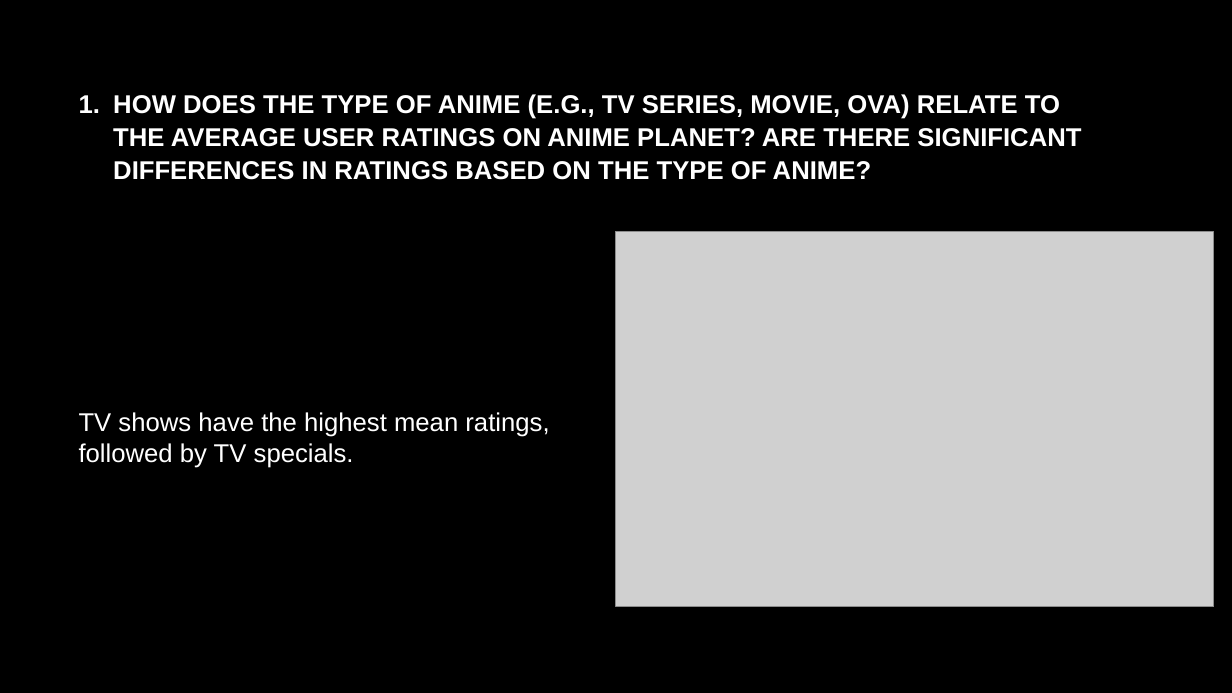
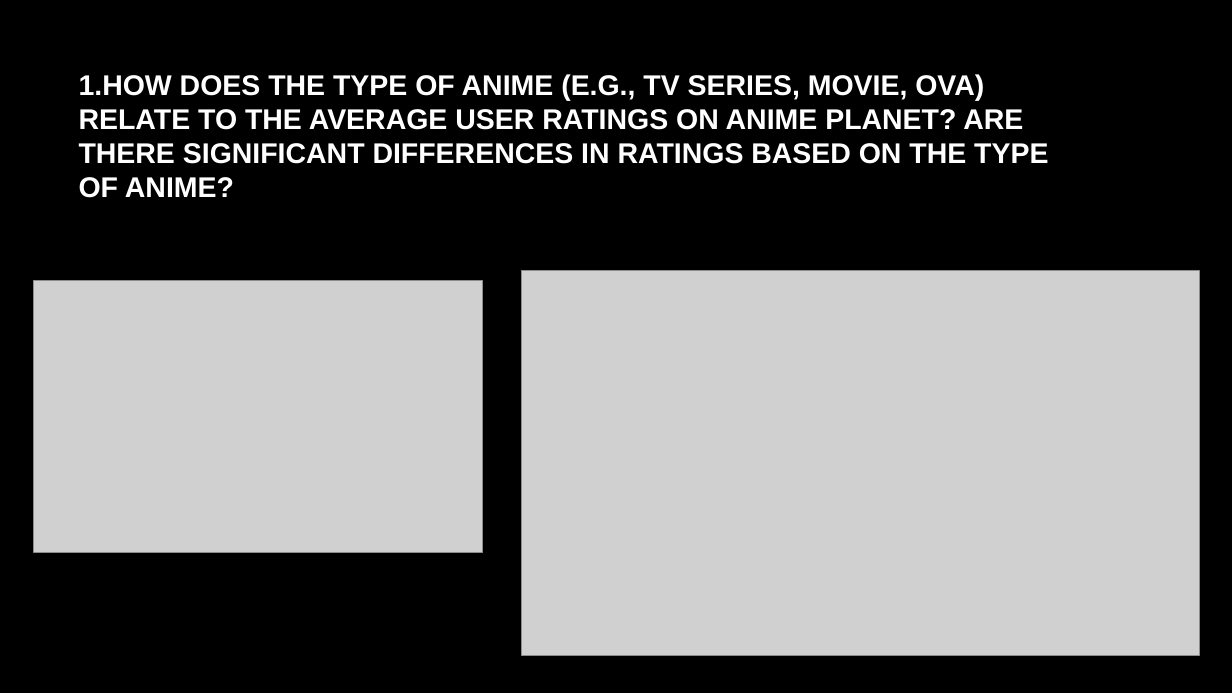
Before and after one commit to SwathiMurali/DATS-6103-T4, a slide deck: slide 22 of Anime_Presentation[1].pptx. Drawn at 1232x693 pixels with LibreOffice and Linux fonts; fonts in the diff are those of the drawing; grey boxes stand for pictures; background and template pictures are left out. Boxes give left, top, right and bottom in pixels: in the first picture for what was removed or moved away, otherwise in the second. Text is boxed around its words. In the diff, an @@ line names an element or a change of style, - is before the commit and + after.

```diff
--- a/Anime_Presentation[1].pptx
+++ b/Anime_Presentation[1].pptx
@@ title at [79, 74, 1048, 198]: text changed; size 20 to 22.2 pt @@
-1. HOW DOES THE TYPE OF ANIME (E.G., TV SERIES, MOVIE, OVA) RELATE TO THE AVERAGE USER RATINGS ON ANIME PLANET? ARE THERE SIGNIFICANT DIFFERENCES IN RATINGS BASED ON THE TYPE OF ANIME?
+1.HOW DOES THE TYPE OF ANIME (E.G., TV SERIES, MOVIE, OVA) RELATE TO THE AVERAGE USER RATINGS ON ANIME PLANET? ARE THERE SIGNIFICANT DIFFERENCES IN RATINGS BASED ON THE TYPE OF ANIME?
@@ picture added at [34, 281, 482, 553] @@
@@ picture: place and size @@
-picture at [616, 232, 1214, 607]
+picture at [522, 271, 1200, 656]
@@ text removed at [79, 412, 549, 468] @@
-TV shows have the highest mean ratings, followed by TV specials.
```
Also in this commit, not shown: 3 other slides changed, 2 slides added, 1 slide removed.
